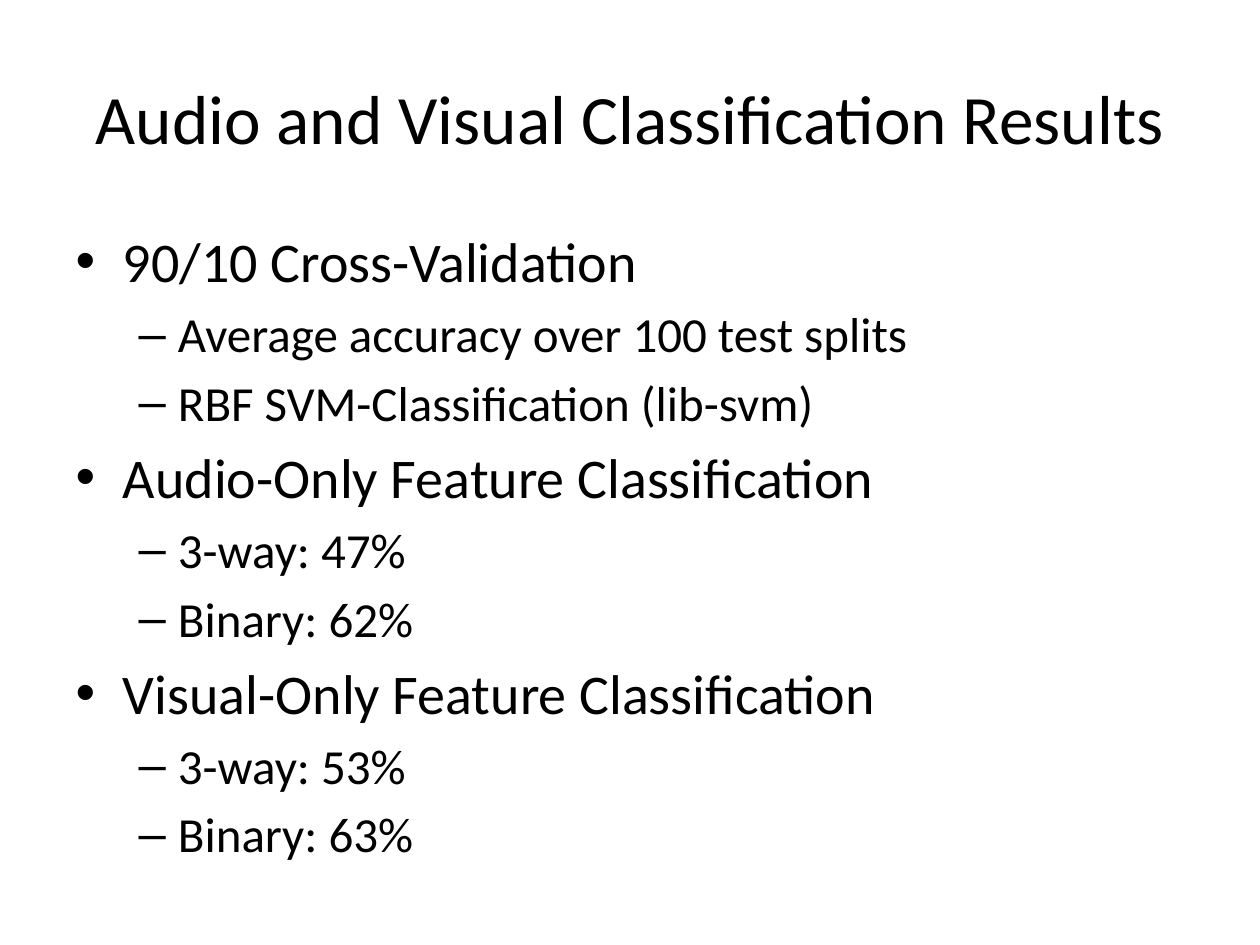
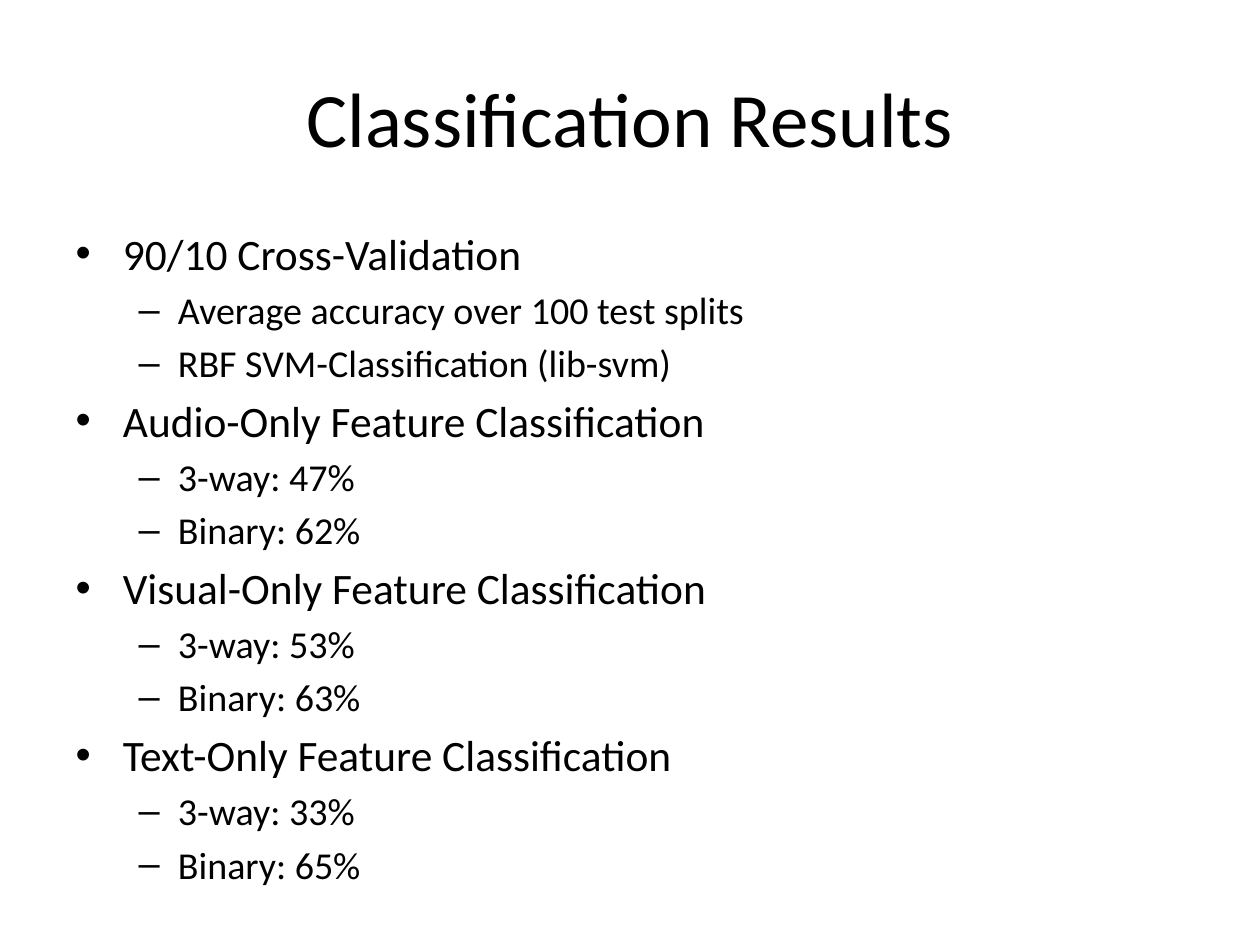
Before and after one commit to jellis505/LogisticProgression, a slide deck: slide 10 of Project/presentation/FinalPres.pptx (slide 9 before the commit). Drawn at 1260x945 pixels with LibreOffice and Linux fonts; fonts in the diff are those of the drawing. Boxes give left, top, right and bottom in pixels: in the first picture for what was removed or moved away, otherwise in the second. Text is boxed around its words. In the diff, an @@ line names an element or a change of style, - is before the commit and + after.

Commit message:
Updated presentation.

```diff
--- a/Project/presentation/FinalPres.pptx
+++ b/Project/presentation/FinalPres.pptx
@@ title at (306,93,953,148): text changed; size 39.6 to 44 pt @@
-Audio and Visual Classification Results
+Classification Results
@@ text at (123,240,744,717): size 32 to 24.8 pt in "90/10 Cross-Validation", "Audio-Only Feature Classification", "Visual-Only Feature Classification"; size 28 to 21.7 pt in "Average accuracy over 100 test splits", "RBF SVM-Classification (lib-svm)", "3-way: 47%", "Binary: 62%" and 2 more places; less space between paragraphs @@
@@ text at (123,741,671,831): paragraphs added @@
+• Text-Only Feature Classification
+  – 3-way: 33%
+  – Binary: 65%
```
Also in this commit, not shown: 1 other slide changed, 1 slide added.
